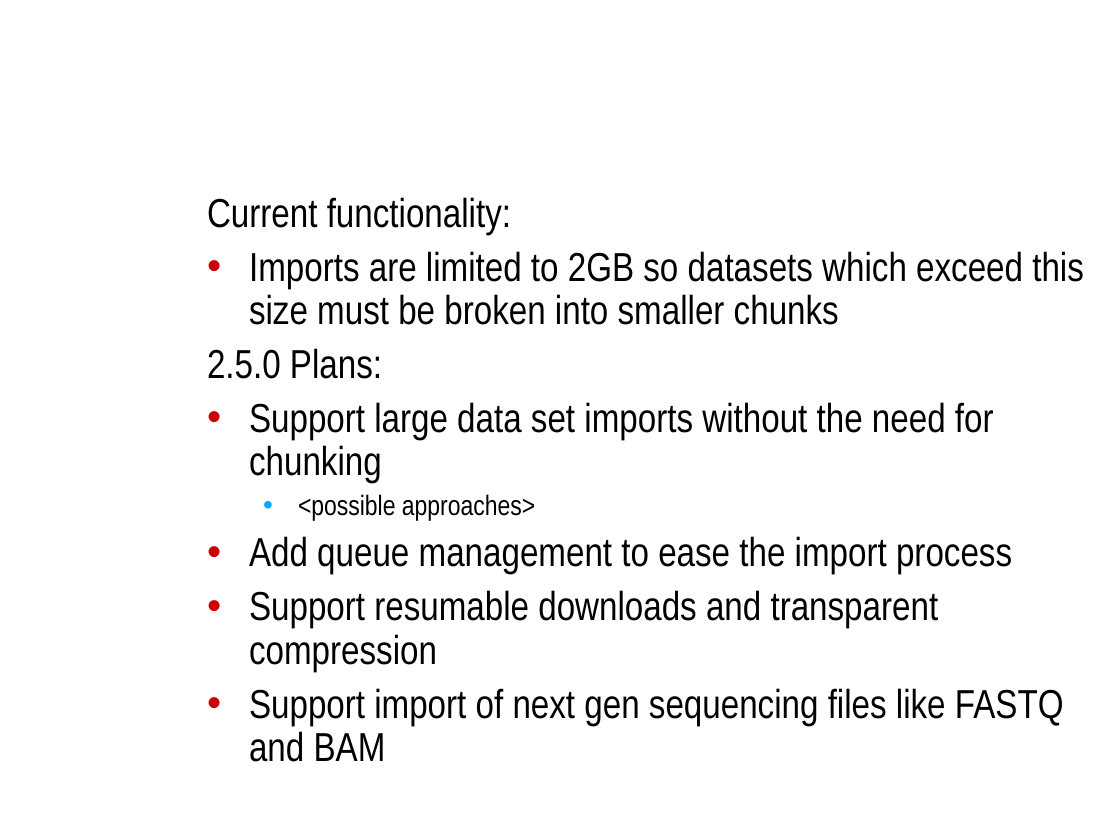
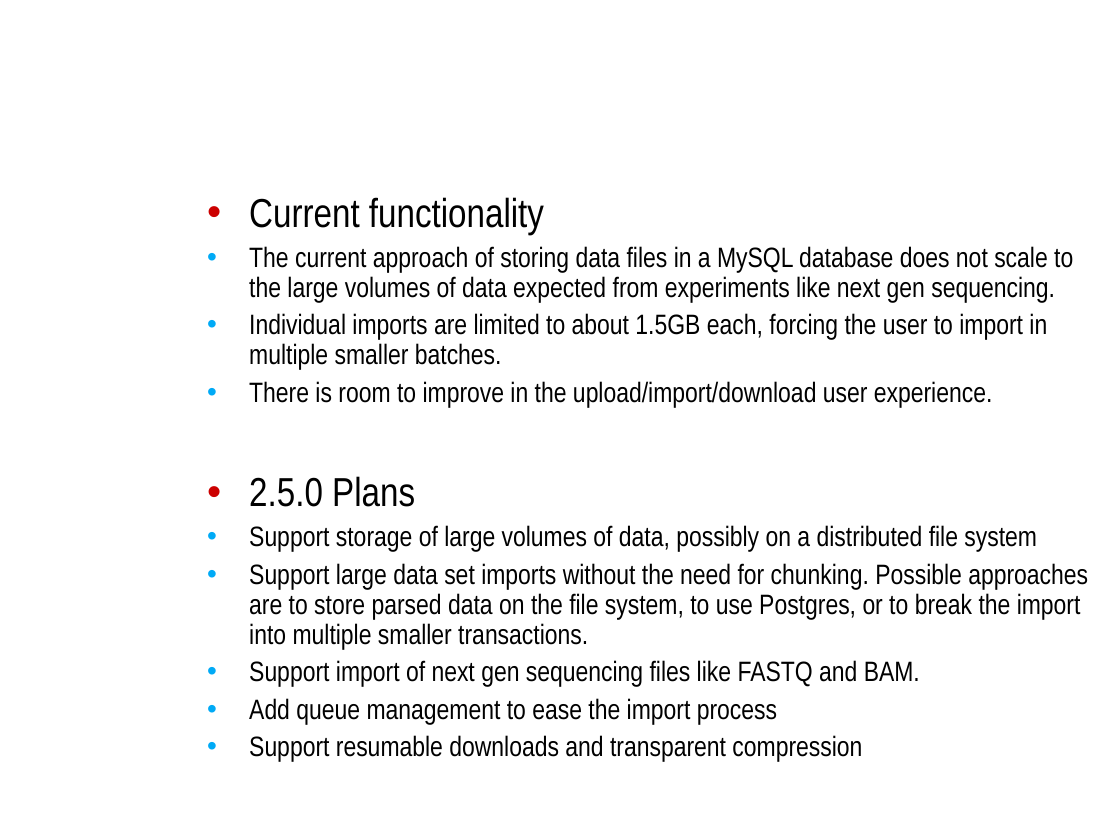
Before and after one commit to NCIP/caarray-docs, a slide deck: slide 10 of project_management/open_meetings/ICR_WS_Meeting_2010_08_11.ppt. Drawn at 1120x840 pixels with LibreOffice and Linux fonts; fonts in the diff are those of the drawing; background and template pictures are left out. Boxes give left, top, right and bottom in pixels: in the first picture for what was removed or moved away, otherwise in the second. Text is boxed around its words. In the diff, an @@ line names an element or a change of style, - is before the commit and + after.

```diff
--- a/project_management/open_meetings/ICR_WS_Meeting_2010_08_11.ppt
+++ b/project_management/open_meetings/ICR_WS_Meeting_2010_08_11.ppt
@@ text at bbox=[249, 197, 1088, 687]: text changed; size 26 to 18 pt @@
-Current functionality:
-• Imports are limited to 2GB so datasets which exceed this size must be broken into smaller chunks
-2.5.0 Plans:
-• Support large data set imports without the need for chunking
-  • <possible approaches>
+  • Current functionality
+  • The current approach of storing data files in a MySQL database does not scale to the large volumes of data expected from experiments like next gen sequencing.
+  • Individual imports are limited to about 1.5GB each, forcing the user to import in multiple smaller batches.
+  • There is room to improve in the upload/import/download user experience.
+  • 2.5.0 Plans
+  • Support storage of large volumes of data, possibly on a distributed file system
+  • Support large data set imports without the need for chunking. Possible approaches are to store parsed data on the file system, to use Postgres, or to break the import into multiple smaller transactions.
+  • Support import of next gen sequencing files like FASTQ and BAM.
@@ text at bbox=[249, 688, 1064, 762]: paragraph removed @@
-• Support import of next gen sequencing files like FASTQ and BAM
@@ text at bbox=[249, 698, 862, 762]: size 26 to 18 pt in "Add queue management to ease the import ...", "Support resumable downloads and transparent compression"; list level 1 to 2 in "Add queue management to ease ..."; bullet colour #CC0000 to #00AAF6; list level 1 to 2 in "Support resumable downloads and transparent ..." @@
```
Also in this commit, not shown: 11 other slides changed, 2 slides added.
